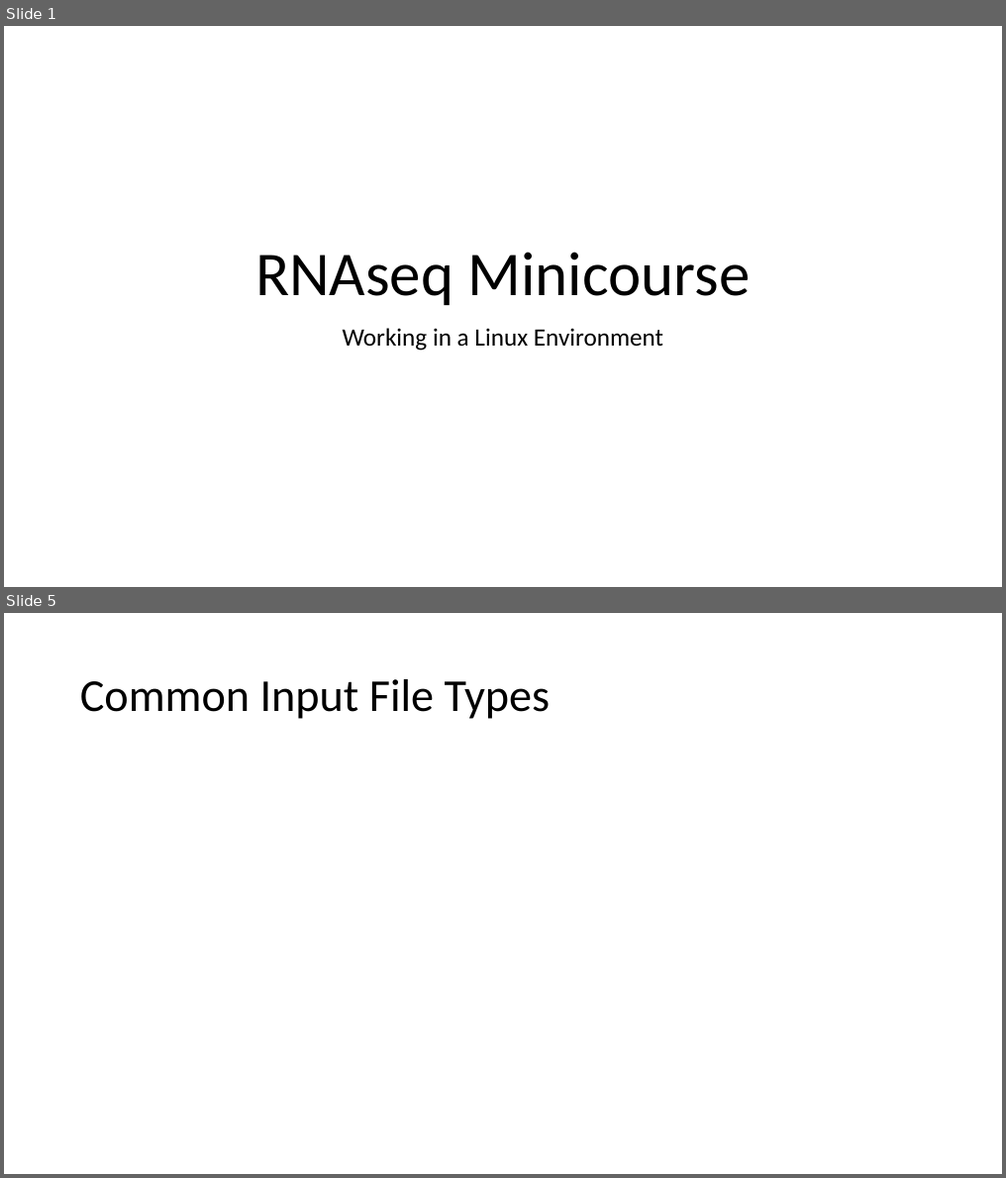
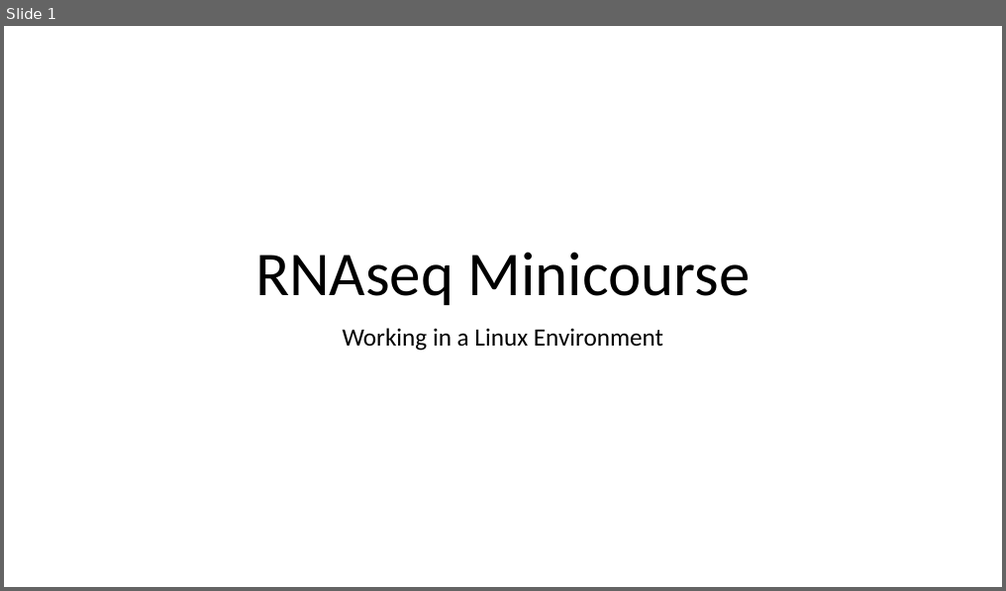
Before and after one commit to tpaape/RNAseq_Miniworkshop, a slide deck: Presentations/Operating in a Linux Environment.pptx. Shown one above the other, each under a label of ours: slides 1 and 5 before the commit, slide 1 after it; the slides between them are not shown. The pictures are 1006x1178 and 1006x591 pixels, drawn with LibreOffice and Linux fonts; fonts in the diff are those of the drawing. Boxes give left, top, right and bottom in pixels: in the first picture for what was removed or moved away, otherwise in the second. Text is boxed around its words. In the diff, an @@ line names an element or a change of style, - is before the commit and + after.

```diff
--- a/Presentations/Operating in a Linux Environment.pptx
+++ b/Presentations/Operating in a Linux Environment.pptx
@@ slide 5 removed at <box>4,613,1002,1174</box>, background #FFFFFF @@
@@ title removed at <box>80,679,550,719</box> @@
-Common Input File Types
```
Also in this commit, not shown: 7 slides changed, 4 slides added, 6 other slides removed, 6 other files.
